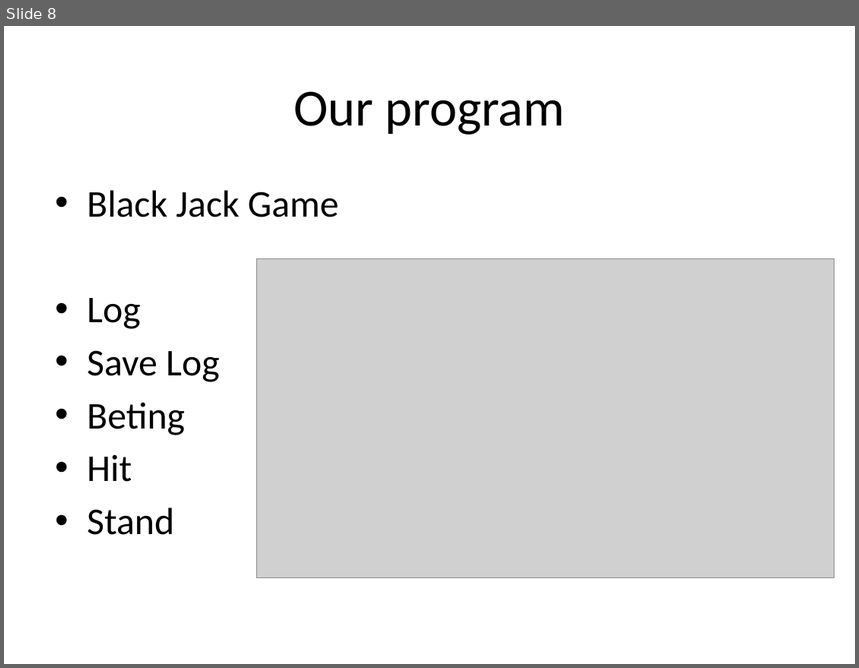
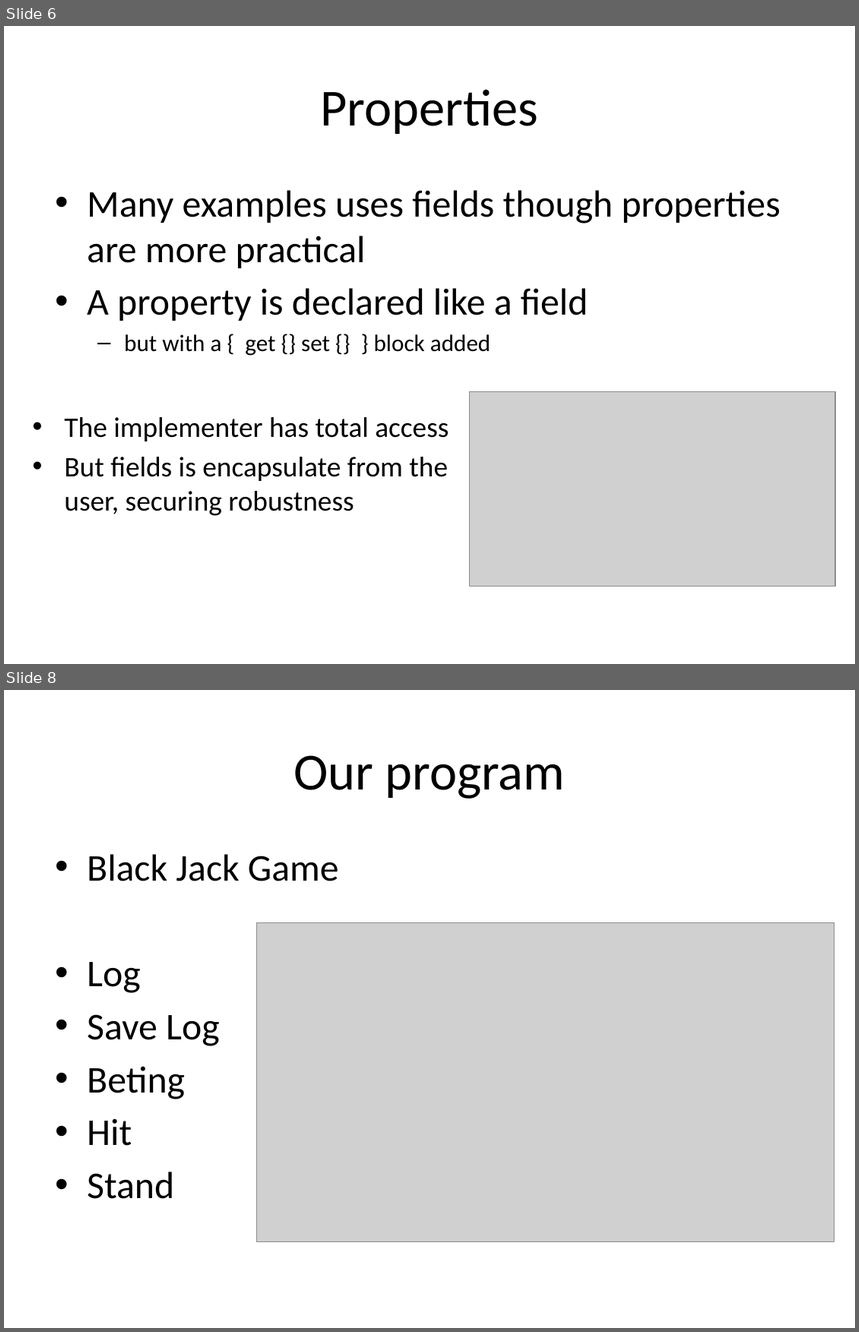
Before and after one commit to isurup/kalle-martin-group, a slide deck: OOPExam/06 Methods, parameters, scope and properties.pptx. Shown one above the other, each under a label of ours: slide 8 before the commit, slides 6 and 8 after it; the slides between them are not shown. The pictures are 859x668 and 859x1332 pixels, drawn with LibreOffice and Linux fonts; fonts in the diff are those of the drawing; grey boxes stand for pictures. Boxes give left, top, right and bottom in pixels: in the first picture for what was removed or moved away, otherwise in the second. Text is boxed around its words. In the diff, an @@ line names an element or a change of style, - is before the commit and + after.

```diff
--- a/OOPExam/06 Methods, parameters, scope and properties.pptx
+++ b/OOPExam/06 Methods, parameters, scope and properties.pptx
@@ slide 6 added at <box>4,26,855,664</box>, background #FFFFFF @@
@@ title added at <box>320,89,538,134</box>, 44 pt, text #000000 @@
+Properties
@@ text added at <box>87,190,781,356</box>, 32 pt, text #000000 @@
+• Many examples uses fields though properties are more practical
+• A property is declared like a field
+  – but with a { get {} set {} } block added
@@ picture added at <box>470,392,835,587</box> @@
@@ text added at <box>64,417,449,516</box>, 24 pt, text #000000 @@
+• The implementer has total access
+• But fields is encapsulate from the user, securing robustness
```
Also in this commit, not shown: 1 slide changed, 1 slide removed.
